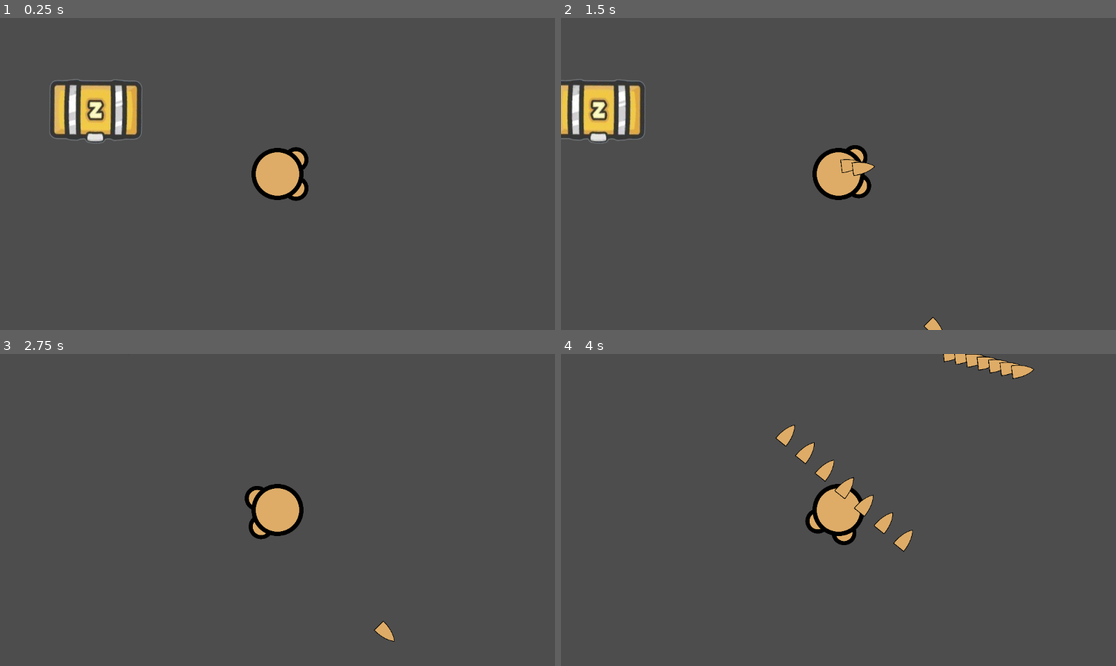
Above: before the commit, frames 1-4 (two rows, left to right).
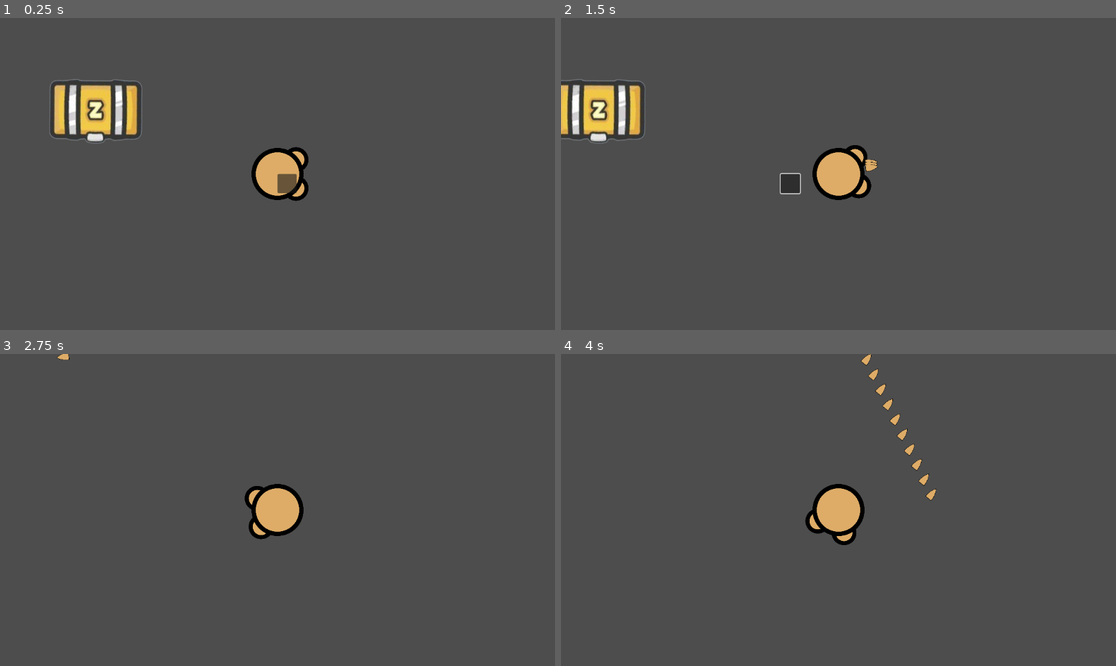
Above: after the commit, the same moments.

Repository: Tiffycake/Jank
Game: Godot game, scene res://Main Scene.tscn
The game is run twice, just before and just after one commit, with the same random seed, the same clock (stepped at 60 frames per second) and the same inputs.
Inputs (mouse positions are in pixels of both pictures, inside the frame that each line leads up to):
- Up to frame 1 (0.25 s): no input
- Up to frame 2 (1.5 s): click (849, 183) at 0.52 s; move the mouse to (960, 158) at 1.27 s; press the mouse at (960, 158) at 1.28 s; hold D (right) from 1.28 s (still down)
- Up to frame 3 (2.75 s): move the mouse to (166, 525) at 2.02 s; release D (right) at 2.03 s; release the mouse at (166, 525) at 2.03 s; hold S (down) from 2.03 s (still down); click (166, 525) at 2.1 s
- Up to frame 4 (4 s): move the mouse to (894, 441) at 2.77 s; release S (down) at 2.78 s; press the mouse at (894, 441) at 2.78 s; hold D (right) 2.78-3.53 s; move the mouse to (810, 572) at 3.52 s; release the mouse at (810, 572) at 3.53 s; hold W (up) from 3.53 s (still down); click (810, 572) at 3.6 s

The runs differ from the first frame. In frame 1, 0.2% of the frame differs, in the area x 49-54%, y 49-57%; in frame 2, 0.5%; in frame 3, 0.2%; in frame 4, 1.9%, in the area x 38-86%, y 0-64%.

Commit message:
more component refactoring (this phrase means nothing :fire:)

Diff:
--- a/Main Scene.tscn
+++ b/Main Scene.tscn
@@ -12,3 +12,19 @@
 
 [node name="Sprite2D2" type="Sprite2D" parent="."]
 position = Vector2(-754, -260)
+
+[node name="Control" type="Control" parent="."]
+layout_mode = 3
+anchors_preset = 0
+offset_right = 40.0
+offset_bottom = 40.0
+metadata/_edit_use_anchors_ = true
+
+[node name="Button" type="Button" parent="Control"]
+layout_mode = 1
+anchors_preset = -1
+offset_right = 40.0
+offset_bottom = 40.0
+metadata/_edit_use_anchors_ = true
+
+[connection signal="pressed" from="Control/Button" to="Player" method="_on_button_pressed"]
--- a/scenes/Components/AttackComponent.tscn
+++ b/scenes/Components/AttackComponent.tscn
@@ -1,7 +1,7 @@
 [gd_scene load_steps=2 format=3 uid="uid://ccy36qcnbo0dk"]
 
-[ext_resource type="Script" uid="uid://owt3wcbjjgfp" path="res://scripts/AttackComponent.gd" id="1_bl78e"]
+[ext_resource type="Script" uid="uid://owt3wcbjjgfp" path="res://scripts/ComponentScripts/AttackComponent.gd" id="1_bl78e"]
 
-[node name="AttackComponent" type="Node2D"]
+[node name="AttackComponent" type="Area2D"]
 script = ExtResource("1_bl78e")
 attackDamage = 2
--- a/scenes/Components/HealthComponent.tscn
+++ b/scenes/Components/HealthComponent.tscn
@@ -1,6 +1,6 @@
 [gd_scene load_steps=2 format=3 uid="uid://ccc3gjo600wnd"]
 
-[ext_resource type="Script" uid="uid://b6gdq7f87rvda" path="res://scripts/HealthComponent.gd" id="1_sbtri"]
+[ext_resource type="Script" uid="uid://b6gdq7f87rvda" path="res://scripts/ComponentScripts/HealthComponent.gd" id="1_sbtri"]
 
 [node name="HealthComponent" type="Node2D"]
 script = ExtResource("1_sbtri")
--- a/scenes/Components/HitboxComponent.tscn
+++ b/scenes/Components/HitboxComponent.tscn
@@ -1,8 +1,8 @@
 [gd_scene load_steps=2 format=3 uid="uid://c8xwid8c3180v"]
 
-[ext_resource type="Script" uid="uid://226dr4418du7" path="res://scripts/HitBoxComponent.gd" id="1_7604u"]
+[ext_resource type="Script" uid="uid://226dr4418du7" path="res://scripts/ComponentScripts/HitBoxComponent.gd" id="1_7604u"]
 
 [node name="HitboxComponent" type="Area2D"]
 collision_layer = 3
-collision_mask = 0
+collision_mask = 3
 script = ExtResource("1_7604u")
--- a/scenes/bullet.tscn
+++ b/scenes/bullet.tscn
@@ -1,8 +1,11 @@
-[gd_scene load_steps=4 format=3 uid="uid://dd73n5hd0n1qh"]
+[gd_scene load_steps=5 format=3 uid="uid://dd73n5hd0n1qh"]
 
 [ext_resource type="Script" uid="uid://dm6nbvq8fbcdo" path="res://scripts/bullet.gd" id="1_l5glv"]
 [ext_resource type="Texture2D" uid="uid://pm35mx6eiioi" path="res://textures/bullet.svg" id="2_eoqba"]
 [ext_resource type="PackedScene" uid="uid://ccy36qcnbo0dk" path="res://scenes/Components/AttackComponent.tscn" id="2_qncy5"]
+
+[sub_resource type="RectangleShape2D" id="RectangleShape2D_l5glv"]
+size = Vector2(63.9996, 104)
 
 [node name="bullet" type="CharacterBody2D"]
 scale = Vector2(0.25, 0.25)
@@ -10,7 +13,11 @@
 
 [node name="Sprite2D" type="Sprite2D" parent="."]
 rotation = 1.5708
+scale = Vector2(0.55, 0.55)
 texture = ExtResource("2_eoqba")
 
 [node name="AttackComponent" parent="." instance=ExtResource("2_qncy5")]
 rotation = 1.5708
+
+[node name="CollisionShape2D" type="CollisionShape2D" parent="AttackComponent"]
+shape = SubResource("RectangleShape2D_l5glv")
--- a/scenes/chest.tscn
+++ b/scenes/chest.tscn
@@ -20,5 +20,3 @@
 [node name="CollisionShape2D" type="CollisionShape2D" parent="HitboxComponent"]
 position = Vector2(0, -2.5)
 shape = SubResource("RectangleShape2D_f043s")
-
-[connection signal="body_entered" from="HitboxComponent" to="HitboxComponent" method="_on_body_entered"]
--- a/scenes/player.tscn
+++ b/scenes/player.tscn
@@ -38,4 +38,3 @@
 script = ExtResource("4_dqkch")
 
 [node name="Timer" type="Timer" parent="Weapon"]
-wait_time = 0.1
--- a/scenes/storage.tscn
+++ b/scenes/storage.tscn
@@ -9,3 +9,17 @@
 position = Vector2(-1.90735e-06, -7.27596e-12)
 rotation = 1.5708
 shape = SubResource("ConvexPolygonShape2D_lht7c")
+
+[node name="Control" type="Control" parent="."]
+layout_mode = 3
+anchors_preset = 0
+offset_right = 40.0
+offset_bottom = 40.0
+metadata/_edit_use_anchors_ = true
+
+[node name="Button" type="Button" parent="Control"]
+layout_mode = 1
+anchors_preset = -1
+offset_right = 40.0
+offset_bottom = 40.0
+metadata/_edit_use_anchors_ = true
--- a/scripts/HitBoxComponent.gd
+++ b/scripts/ComponentScripts/HitBoxComponent.gd
@@ -4,7 +4,9 @@
 #@onready var healthComponent : HealthComponent = $"../HealthComponent"
 
 func damage(attack: AttackComponent):
+	print(attack, " triggered")
 	if healthComponent:
+		print(attack, " triggered", healthComponent)
 		healthComponent.damage(attack)
 
 
--- a/scripts/bullet.gd
+++ b/scripts/bullet.gd
@@ -3,7 +3,7 @@
 var rota:float
 var dir:float
 
-var speed := 400
+var speed := 600
 var attackDamage := 1
 var lifetime := 600
 
--- a/scripts/weapon.gd
+++ b/scripts/weapon.gd
@@ -1,11 +1,10 @@
 extends Node2D
 var bullet_path = preload("res://scenes/bullet.tscn")
-@onready var sprite_2d: Sprite2D = $"Sprite2D"
 @onready var player: CharacterBody2D = $".."
 @onready var timer: Timer = $Timer
 @onready var bulletList: Node = Node.new()
 
-var atackSpeed := 10.0
+var atackSpeed : float = 20  # attacks per second
 
 func _ready() -> void:
 	timer.wait_time = 1/atackSpeed
Renamed: scripts/AttackComponent.gd -> scripts/ComponentScripts/AttackComponent.gd
Renamed: scripts/AttackComponent.gd.uid -> scripts/ComponentScripts/AttackComponent.gd.uid
Renamed: scripts/HealthComponent.gd -> scripts/ComponentScripts/HealthComponent.gd
Renamed: scripts/HealthComponent.gd.uid -> scripts/ComponentScripts/HealthComponent.gd.uid
Renamed: scripts/HitBoxComponent.gd.uid -> scripts/ComponentScripts/HitBoxComponent.gd.uid
